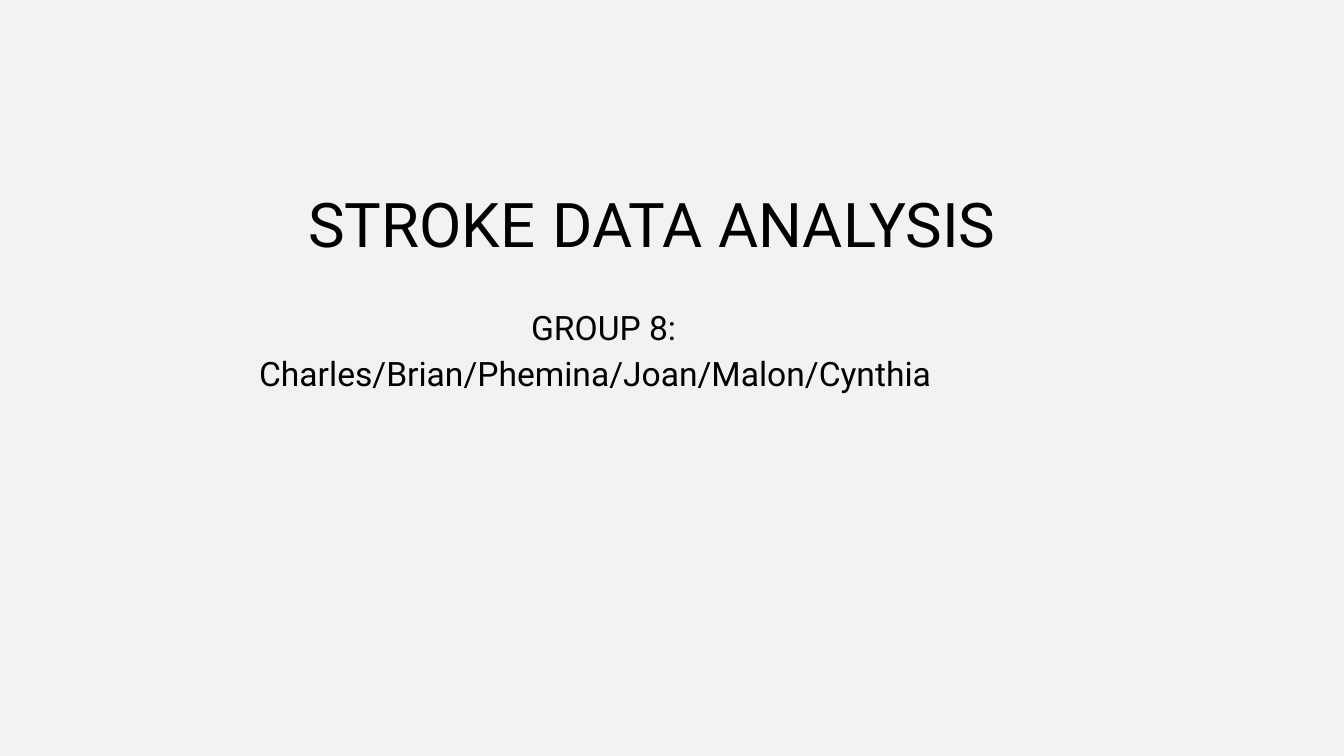
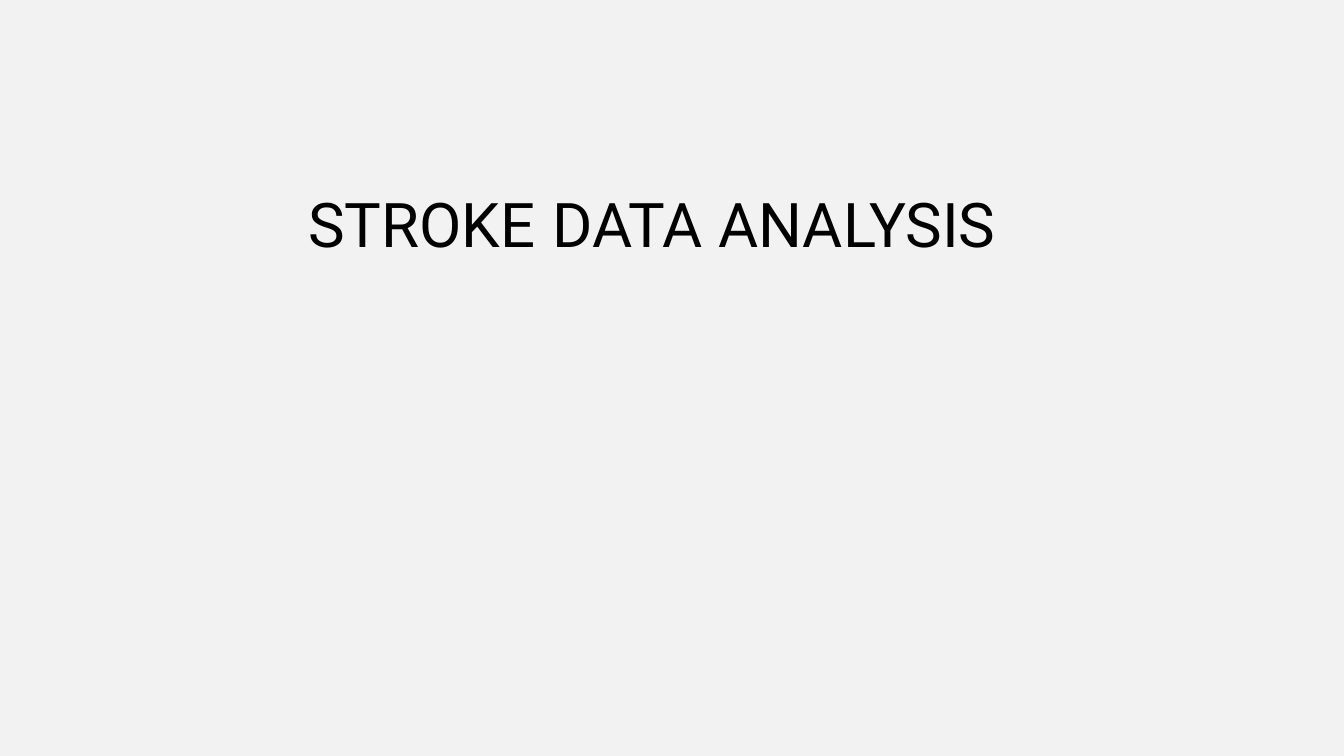
Before and after one commit to cynthiadalmas/Exploratory-data-analysis-on-stroke-dataset., a slide deck: slide 1 of STROKE DATA ANALYSIS.pptx. Drawn at 1344x756 pixels with LibreOffice and Linux fonts; fonts in the diff are those of the drawing. Boxes give left, top, right and bottom in pixels: in the first picture for what was removed or moved away, otherwise in the second. Text is boxed around its words. In the diff, an @@ line names an element or a change of style, - is before the commit and + after.

```diff
--- a/STROKE DATA ANALYSIS.pptx
+++ b/STROKE DATA ANALYSIS.pptx
@@ subtitle removed at (259,315,931,393) @@
-GROUP 8:
-Charles/Brian/Phemina/Joan/Malon/Cynthia
```
Also in this commit, not shown: 4 other slides changed, 1 slide added, 2 slides removed.
